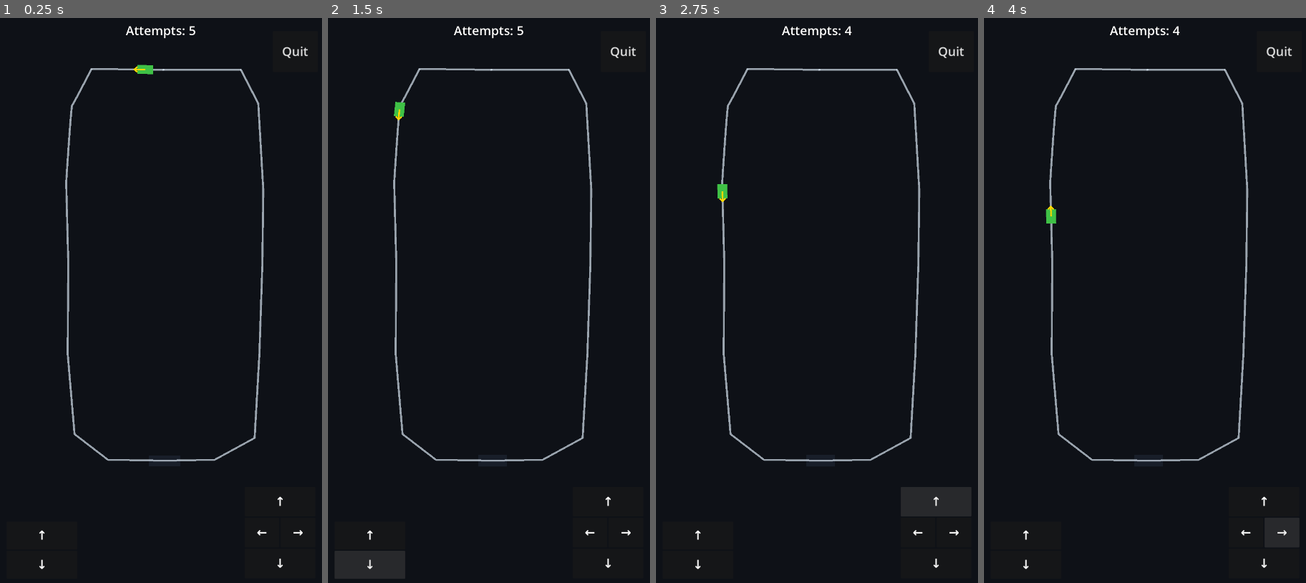
Above: before the commit, frames 1-4 (left to right).
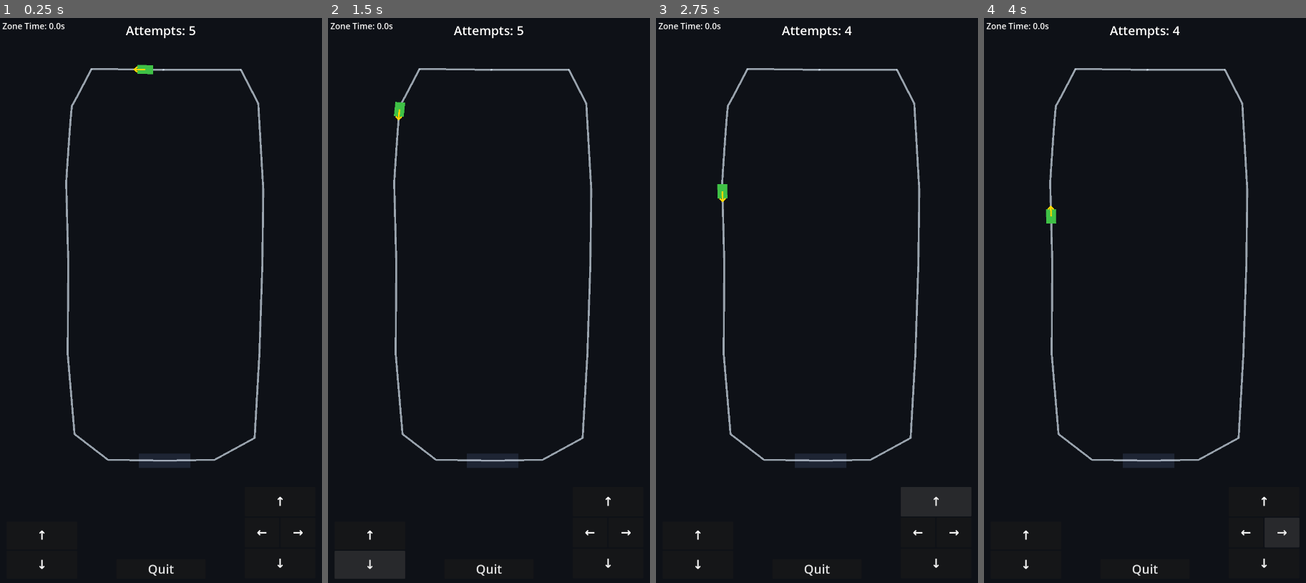
Above: after the commit, the same moments.

Repository: CodingKitts/Rush-The-Pile
Game: Godot game, scene res://scenes/PathFlowDemo.tscn
The game is run twice, just before and just after one commit, with the same random seed, the same clock (stepped at 60 frames per second) and the same inputs.
Inputs:
- Up to frame 1 (0.25 s): no input
- Up to frame 2 (1.5 s): click "↑" at 0.5 s; click "↓" at 1.25 s
- Up to frame 3 (2.75 s): click "↑" at 2 s
- Up to frame 4 (4 s): click "←" at 2.75 s; click "→" at 3.5 s

The runs differ from the first frame. In frame 1, 0.4% of the frame differs, in the area x 0-96%, y 0-99%; in frame 2, 0.4%; in frame 3, 0.4%; in frame 4, 0.4%.

Commit message:
Updated UI button placements

Diff:
--- a/godot/scenes/PathFlowDemo.tscn
+++ b/godot/scenes/PathFlowDemo.tscn
@@ -50,6 +50,9 @@
 
 [node name="DetectionBlock" type="Node2D" parent="World/Path"]
 script = ExtResource("4")
+size = Vector2(156, 48)
+base_color = Color(0.2, 0.25, 0.35, 0.45)
+lit_color = Color(0.95, 0.85, 0.2, 0.75)
 
 [node name="CenterPopup" type="Label" parent="World"]
 visible = false
@@ -180,6 +183,18 @@
 theme_override_font_sizes/font_size = 42
 text = "Attempts: 5"
 horizontal_alignment = 1
+vertical_alignment = 1
+
+[node name="ZoneTimeLabel" type="Label" parent="UI"]
+offset_left = 8.0
+offset_top = 8.0
+offset_right = 360.0
+offset_bottom = 52.0
+theme_override_colors/font_color = Color(1, 1, 1, 1)
+theme_override_colors/font_outline_color = Color(0, 0, 0, 1)
+theme_override_constants/outline_size = 2
+theme_override_font_sizes/font_size = 28
+text = "Zone Time: 0.00s"
 vertical_alignment = 1
 
 [node name="PathDebug" type="Label" parent="UI"]
@@ -194,14 +209,14 @@
 
 [node name="QuitButton" type="Button" parent="UI"]
 anchors_preset = -1
-anchor_left = 0.84
-anchor_top = 0.02
-anchor_right = 0.995
-anchor_bottom = 0.1
-offset_left = 8.0
-offset_top = 8.0
-offset_right = -8.0
-offset_bottom = -8.0
+anchor_left = 0.5
+anchor_top = 1.0
+anchor_right = 0.5
+anchor_bottom = 1.0
+offset_left = -150.0
+offset_top = -104.0
+offset_right = 150.0
+offset_bottom = -48.0
 focus_mode = 0
 theme_override_font_sizes/font_size = 42
 text = "Quit"
--- a/godot/scripts/PathDetectionBlock.gd
+++ b/godot/scripts/PathDetectionBlock.gd
@@ -15,7 +15,7 @@
 @export var size: Vector2 = Vector2(64, 24)
 # If true, the detection zone will dynamically scale to the current size of the target block's polygon AABB.
 # The final size will be block_size * scale_factors, clamped by min_size if provided.
-@export var auto_scale_with_block: bool = true
+@export var auto_scale_with_block: bool = false
 @export var scale_factor: Vector2 = Vector2(2.0, 1.2)
 @export var min_size: Vector2 = Vector2(32, 16)
 # Make the detection zone translucent by default so the player can see the block through it
@@ -69,13 +69,15 @@
 	var min_x := pts[0].x
 	var max_x := pts[0].x
 	var max_y := pts[0].y
-	for p in pts:
-		if p.x < min_x:
-			min_x = p.x
-		if p.x > max_x:
-			max_x = p.x
-		if p.y > max_y:
-			max_y = p.y
+	for i in range(pts.size()):
+		var px := pts[i].x
+		var py := pts[i].y
+		if px < min_x:
+			min_x = px
+		if px > max_x:
+			max_x = px
+		if py > max_y:
+			max_y = py
 	# Bottom-center of the path's bounding box
 	position = Vector2((min_x + max_x) * 0.5, max_y)
 
@@ -148,9 +150,9 @@
 	var gt: Transform2D = _target_polygon.get_global_transform()
 	var min_v := Vector2.INF
 	var max_v := -Vector2.INF
-	for v in poly:
+	for i in range(poly.size()):
 		# In Godot 4, use the * operator to transform a point with Transform2D
-		var world_v: Vector2 = gt * v
+		var world_v: Vector2 = gt * poly[i]
 		var local_v: Vector2 = to_local(world_v)
 		if local_v.x < min_v.x:
 			min_v.x = local_v.x
@@ -196,7 +198,8 @@
 	# Compute local-space bounds (rotation-invariant)
 	var min_local := Vector2.INF
 	var max_local := -Vector2.INF
-	for v in poly:
+	for i in range(poly.size()):
+		var v := poly[i]
 		if v.x < min_local.x:
 			min_local.x = v.x
 		if v.y < min_local.y:
--- a/godot/scripts/PathFlowDemo.gd
+++ b/godot/scripts/PathFlowDemo.gd
@@ -1,7 +1,7 @@
 # PathFlowDemo.gd — Demo-level controller for PathFlowDemo.tscn
 # Responsibilities:
 # - Compute the path center and position a temporary popup label there
-# - When the action is triggered (via Up Arrow UI), if the block is inside the zone, show "Got It!" for 1 second
+# - When the action is triggered (via Up Arrow UI), if the block is inside the zone, show "Got It!" for about 1.5 seconds
 
 extends Node2D
 
@@ -13,10 +13,12 @@
 @onready var _btn_arrow_up: Button = $UI/UIRoot/DPad/ArrowUpButton
 @onready var _attempts_label: Label = $UI/AttemptsLabel
 @onready var _btn_quit: Button = $UI/QuitButton
+@onready var _zone_time_label: Label = $UI/ZoneTimeLabel
 
-var _hide_timer: SceneTreeTimer
 var _attempts_max: int = 5
 var _attempts_left: int = 5
+var _popup_tween: Tween
+var _zone_time_s: float = 0.0 # Accumulated time the block spends inside the detection zone
 
 func _ready() -> void:
 	# Place the popup at the center of the path's bounds
@@ -44,6 +46,19 @@
 func _on_quit_pressed() -> void:
 	# Close the application when Quit button is pressed
 	get_tree().quit()
+
+func _process(delta: float) -> void:
+	# Track how long the moving block remains within the detection zone
+	if _detector:
+		var inside := false
+		if _detector.has_method("is_block_inside_now"):
+			inside = _detector.call("is_block_inside_now")
+		else:
+			inside = bool(_detector.get("is_inside"))
+		if inside:
+			_zone_time_s += delta
+	if _zone_time_label:
+		_zone_time_label.text = "Zone Time: %ss" % String.num(_zone_time_s, 2)
 
 func _unhandled_input(event: InputEvent) -> void:
 	# Allow physical keyboard/gamepad input to trigger the same action as the Up Arrow button
@@ -80,15 +95,17 @@
 	var max_x := pts[0].x
 	var min_y := pts[0].y
 	var max_y := pts[0].y
-	for p in pts:
-		if p.x < min_x:
-			min_x = p.x
-		if p.x > max_x:
-			max_x = p.x
-		if p.y < min_y:
-			min_y = p.y
-		if p.y > max_y:
-			max_y = p.y
+	for i in range(pts.size()):
+		var px := pts[i].x
+		var py := pts[i].y
+		if px < min_x:
+			min_x = px
+		if px > max_x:
+			max_x = px
+		if py < min_y:
+			min_y = py
+		if py > max_y:
+			max_y = py
 	var center := Vector2((min_x + max_x) * 0.5, (min_y + max_y) * 0.5)
 	# Center the label on this point
 	var size := _popup_label.size
@@ -98,7 +115,7 @@
 	# If no attempts left, ignore presses
 	if _attempts_left <= 0:
 		return
-	# If block is inside detection zone when pressed, show popup for 1s
+	# If block is inside detection zone when pressed, show popup for ~1.5s
 	if _detector:
 		var inside := false
 		# Prefer instantaneous geometry check to avoid 1-frame lag at high speeds
@@ -114,13 +131,43 @@
 			_refresh_attempts_label()
 
 func _show_popup_one_second() -> void:
+	# Update look and feel
 	_popup_label.text = "Got It!"
+	# Make it pop with a friendly green, outlined and larger font if no theme is set in the scene
+	_popup_label.add_theme_color_override("font_color", Color(0.18, 0.9, 0.3))
+	_popup_label.add_theme_color_override("font_outline_color", Color.BLACK)
+	_popup_label.add_theme_constant_override("outline_size", 3)
+	_popup_label.add_theme_font_size_override("font_size", 48)
+
+	# Ensure it scales from its center
+	var size := _popup_label.size
+	_popup_label.pivot_offset = size * 0.5
+
+	# Make sure it's positioned right at the path center (in case the path moved)
+	_position_popup_at_path_center()
+
+	# Prepare for animation
 	_popup_label.visible = true
-	# Always (re)create the timer so the popup actually hides after 1 second
-	# If a previous timer existed, we simply replace it; any old connection will fire once and do no harm
-	_hide_timer = get_tree().create_timer(1.0)
-	_hide_timer.timeout.connect(func():
+	_popup_label.modulate.a = 0.0
+	_popup_label.scale = Vector2(0.85, 0.85)
+
+	# Kill any previous animation to avoid overlapping tweens
+	if _popup_tween:
+		_popup_tween.kill()
+
+	_popup_tween = create_tween()
+	_popup_tween.set_trans(Tween.TRANS_BACK).set_ease(Tween.EASE_OUT)
+	# Fade and scale in
+	_popup_tween.parallel().tween_property(_popup_label, "modulate:a", 1.0, 0.12).from(0.0)
+	_popup_tween.parallel().tween_property(_popup_label, "scale", Vector2(1.0, 1.0), 0.16).from(Vector2(0.85, 0.85))
+	# Hold briefly, then fade out (extended by +0.5s)
+	_popup_tween.tween_interval(1.15)
+	_popup_tween.set_trans(Tween.TRANS_SINE).set_ease(Tween.EASE_IN)
+	_popup_tween.parallel().tween_property(_popup_label, "modulate:a", 0.0, 0.22)
+	_popup_tween.tween_callback(func():
 		_popup_label.visible = false
+		# Reset scale for the next time
+		_popup_label.scale = Vector2(1, 1)
 	)
 
 ## Remove lingering highlight/focus from a button after mouse/touch press
